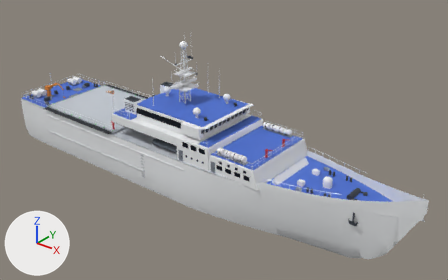
The glTF model public/models/brp-gabriela-silang.glb as it was, and as the next commit left it.
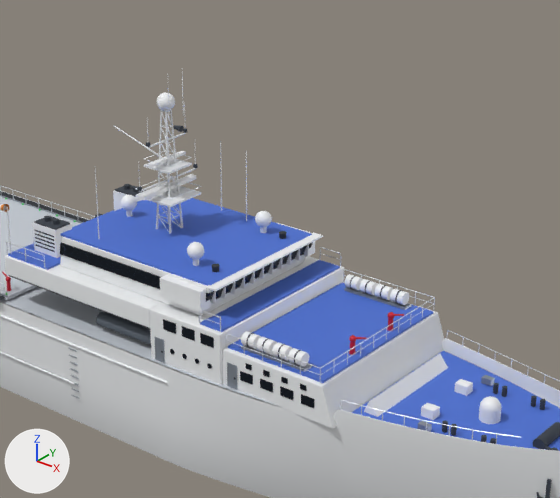
Each version is shown whole from a camera (50 mm lens) standing at (66.1, -75.0, 55.6) and looking at (5.0, 1.4, 8.2), then close up on the part from 24% to 80% of the width and 0% to 79% of the height. Arrows for +X, +Y and +Z are at lower left; the lights stay in place. The first two pictures are the older version. Vertices at exactly the same position are counted once.

Before the edit, the objects in view are built like this:
```python
me_bridgewindows = bpy.data.meshes.new('BridgeWindows')
me_bridgewindows.from_pydata(...)  # 8 vertices, 12 faces; spans x -8.6..6.7, y -6.3..6.3, z 12.3..13.3
me_bridgewindows.materials.append(mat_bridgeglass)  # dark blue #17212c
me_foredeck = bpy.data.meshes.new('ForeDeck')
me_foredeck.from_pydata(...)  # 82 vertices, 80 faces; spans x 18.6..39.5, y -6.8..6.8, z 7.3
me_foredeck.materials.append(mat_bluedeck)  # blue #4a6fd0
me_radars = bpy.data.meshes.new('RadarS')
me_radars.from_pydata(...)  # 128 vertices, 248 faces; spans x -0.28..0.28, y -3.0..3.0, z -0.45..0.17
# faces by material slot: [108, 140]
me_radars.materials.append(mat_radar)  # white #f4f6f8
me_radars.materials.append(mat_steel)  # grey #9aa3ad
ob_bridgewindows = bpy.data.objects.new('BridgeWindows', me_bridgewindows)
ob_bridgewindows.location = (0.0, 0.0, 0.0)
ob_foredeck = bpy.data.objects.new('ForeDeck', me_foredeck)
ob_foredeck.location = (0.0, 0.0, 0.0)
ob_radars = bpy.data.objects.new('RadarS', me_radars)
ob_radars.location = (-2.7, 0.0, 17.4)
# also in view: 'Fittings' at (-0.2, 0.0, 13.4); 'RhibStarboard' at (0.2, -5.1, 8.3); 'Details' at (-4.1, 0.0, 14.0); 'Hull' at (0.1, 0.0, 3.6); 'MainDeck' at (0.1, 0.0, 7.2)
```
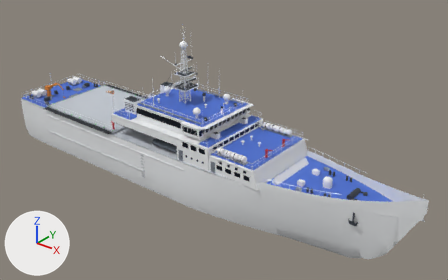
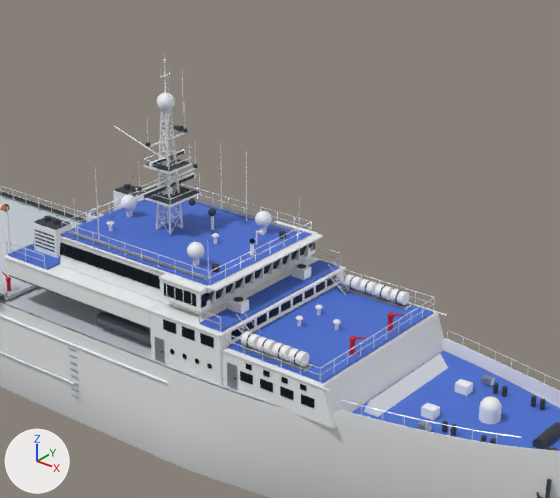
Boxes (x1, y1, x2, y2) around the edits, measured in the close-ups (560 x 498 px):
'SuperDetails', added
    after: (3, 180, 447, 391)
    faces in mat_white (white #f2f4f6): (3, 205, 447, 391)
    faces in mat_glass (dark blue #17212c): (68, 238, 336, 340)
    faces in mat_rail (white #e6eaee): (62, 180, 349, 334)
    faces in mat_steel (grey #9aa3ad): (67, 200, 349, 333)
    faces in mat_dark (greyish blue #353c46): (90, 208, 306, 302)
'MastDetails', added
    after: (99, 52, 202, 232)
    faces in mat_dark (greyish blue #353c46): (99, 143, 199, 232)
    faces in mat_mast (white #eef1f4): (158, 52, 202, 232)
'RadarS', reshaped
    before: (139, 174, 196, 201)
    after: (140, 173, 196, 200)
part 1 of me_radars, rebuilt (7% narrower)
    before: (139, 174, 196, 201)
    after: (142, 173, 195, 199)
part 2 of me_radars, added
    after: (144, 175, 194, 198)

What changed in the scene script:
```text
Change me_radars:
    used by ob_radars; location = (-2.7, 0.0, 17.4)
    remove me_radars.from_pydata(...)  # 128 vertices, 248 faces; spans x -0.28..0.28, y -3.0..3.0, z -0.45..0.17
    add me_radars.from_pydata(...)  # 508 vertices, 984 faces; spans x -0.25..0.25, y -3.06..3.06, z -0.55..0.29
    me_radars part 1: the loose piece of 56 vertices spanning x -0.28..0.28, y -3.0..3.0, z -0.17..0.17 is rebuilt with 56 vertices and now spans x -0.13..0.13, y -3.0..3.0, z -0.09..0.27
    me_radars part 2: a new loose piece of 44 vertices spanning x 0.13..0.14, y -2.9..2.9, z -0.05..0.24, in mat_dark (greyish blue #353c46)
    other edits to the shape of me_radars do not show in these pictures
    add me_radars.materials.append(mat_dark)  # greyish blue #353c46
Add me_superdetails:
    me_superdetails.from_pydata(...)  # 2114 vertices, 3128 faces; spans x -13.7..18.3, y -7.7..7.7, z 9.9..17.0
    # faces by material slot: [860, 556, 672, 360, 528, 152]
    me_superdetails.materials.append(mat_white)  # white #f2f4f6
    me_superdetails.materials.append(mat_glass)  # dark blue #17212c
    me_superdetails.materials.append(mat_rail)  # white #e6eaee
    me_superdetails.materials.append(mat_steel)  # grey #9aa3ad
    me_superdetails.materials.append(mat_dark)  # greyish blue #353c46
    me_superdetails.materials.append(mat_mast)  # white #eef1f4
Add me_mastdetails:
    me_mastdetails.from_pydata(...)  # 1022 vertices, 1420 faces; spans x -6.21..-0.02, y -4.61..4.61, z 13.88..28.2
    # faces by material slot: [1036, 336, 36, 12]
    me_mastdetails.materials.append(mat_mast)  # white #eef1f4
    me_mastdetails.materials.append(mat_dark)  # greyish blue #353c46
    me_mastdetails.materials.append(mat_lamp)  # pale yellow #fff6d8
    me_mastdetails.materials.append(mat_glass)  # dark blue #17212c
Add ob_superdetails:
    ob_superdetails = bpy.data.objects.new('SuperDetails', me_superdetails)
    ob_superdetails.location = (0.0, 0.0, 0.0)
Add ob_mastdetails:
    ob_mastdetails = bpy.data.objects.new('MastDetails', me_mastdetails)
    ob_mastdetails.location = (0.0, 0.0, 0.0)
```
